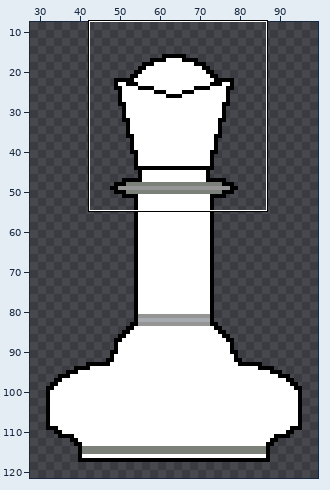
Two states of a pixel-art file, aseprite/Queen_White.aseprite. Above: a wide view before the commit, with the close-up outlined.
Close-up. Earlier state:
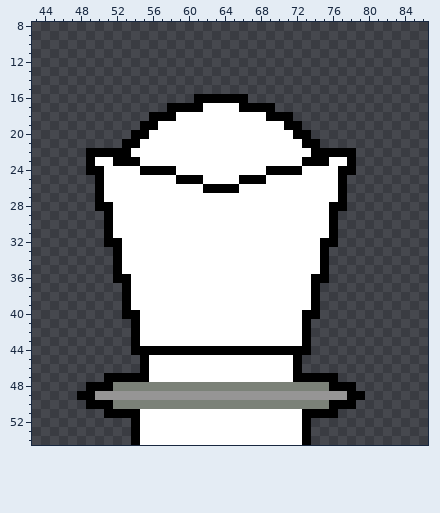
128x128 pixels, 1 frame. Shown: x 43..86, y 8..54. The wide view leaves out empty margins.
Now the later version:
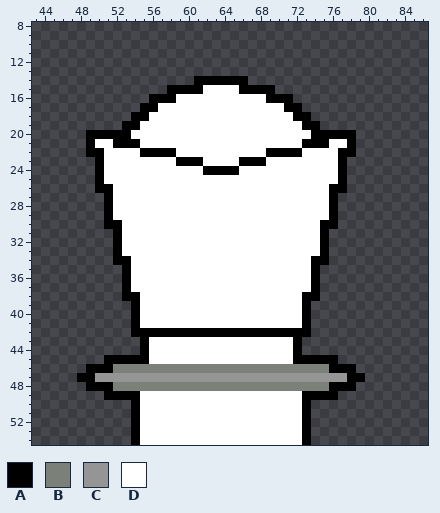
Palette (. is transparent): A #000000  B #7b8178  C #969595  D #ffffff
Difference:
{"y":14,"x":61,"old":"......","new":"AAAAAA"}
{"y":15,"x":58,"old":"............","new":"AAAADDDDAAAA"}
{"y":16,"x":56,"old":".....AAAAAA.....","new":"AAADDDDDDDDDDAAA"}
{"y":17,"x":55,"old":"...AAAA","new":"AADDDDD"}
{"y":17,"x":66,"old":"AAAA...","new":"DDDDDAA"}
{"y":18,"x":54,"old":"..AAA","new":"AADDD"}
{"y":18,"x":69,"old":"AAA..","new":"DDDAA"}
{"y":19,"x":53,"old":"..AA","new":"AADD"}
{"y":19,"x":71,"old":"AA..","new":"DDAA"}
{"y":20,"x":49,"old":".....AA","new":"AAAAADD"}
{"y":20,"x":72,"old":"AA.....","new":"DDAAAAA"}
{"y":21,"x":49,"old":"....","new":"ADDA"}
{"y":21,"x":75,"old":"....","new":"ADDA"}
{"y":22,"x":51,"old":"AAA","new":"DDD"}
{"y":22,"x":55,"old":"DDDD","new":"AAAA"}
{"y":22,"x":69,"old":"DDDD","new":"AAAA"}
{"y":22,"x":74,"old":"AAA","new":"DDD"}
{"y":23,"x":49,"old":"AD","new":".A"}
{"y":23,"x":52,"old":"AAA","new":"DDD"}
{"y":23,"x":59,"old":"DDD","new":"AAA"}
{"y":23,"x":66,"old":"DDD","new":"AAA"}
{"y":23,"x":73,"old":"AAA","new":"DDD"}
{"y":23,"x":77,"old":"DA","new":"A."}
{"y":24,"x":49,"old":"A","new":"."}
{"y":24,"x":55,"old":"AAAA","new":"DDDD"}
{"y":24,"x":62,"old":"DDDD","new":"AAAA"}
{"y":24,"x":69,"old":"AAAA","new":"DDDD"}
{"y":24,"x":78,"old":"A","new":"."}
{"y":25,"x":59,"old":"AAA","new":"DDD"}
{"y":25,"x":66,"old":"AAA","new":"DDD"}
{"y":26,"x":51,"old":"D","new":"A"}
{"y":26,"x":62,"old":"AAAA","new":"DDDD"}
{"y":26,"x":76,"old":"D","new":"A"}
{"y":27,"x":50,"old":"AD","new":".A"}
{"y":27,"x":76,"old":"DA","new":"A."}
{"y":28,"x":50,"old":"A","new":"."}
{"y":28,"x":77,"old":"A","new":"."}
{"y":30,"x":52,"old":"D","new":"A"}
{"y":30,"x":75,"old":"D","new":"A"}
{"y":31,"x":51,"old":"AD","new":".A"}
{"y":31,"x":75,"old":"DA","new":"A."}
{"y":32,"x":51,"old":"A","new":"."}
{"y":32,"x":76,"old":"A","new":"."}
{"y":34,"x":53,"old":"D","new":"A"}
{"y":34,"x":74,"old":"D","new":"A"}
{"y":35,"x":52,"old":"AD","new":".A"}
{"y":35,"x":74,"old":"DA","new":"A."}
{"y":36,"x":52,"old":"A","new":"."}
{"y":36,"x":75,"old":"A","new":"."}
{"y":38,"x":54,"old":"D","new":"A"}
{"y":38,"x":73,"old":"D","new":"A"}
{"y":39,"x":53,"old":"AD","new":".A"}
{"y":39,"x":73,"old":"DA","new":"A."}
{"y":40,"x":53,"old":"A","new":"."}
{"y":40,"x":74,"old":"A","new":"."}
{"y":42,"x":55,"old":"DDDDDDDDDDDDDDDDDD","new":"AAAAAAAAAAAAAAAAAA"}
{"y":43,"x":54,"old":"AD","new":".A"}
{"y":43,"x":72,"old":"DA","new":"A."}
{"y":44,"x":54,"old":"A","new":"."}
{"y":44,"x":56,"old":"AAAAAAAAAAAAAAAA","new":"DDDDDDDDDDDDDDDD"}
{"y":44,"x":73,"old":"A","new":"."}
{"y":45,"x":51,"old":"....","new":"AAAA"}
{"y":45,"x":73,"old":"....","new":"AAAA"}
{"y":46,"x":49,"old":"......ADDDDDDDDDDDDDDDDA......","new":"AAABBBBBBBBBBBBBBBBBBBBBBBBAAA"}
{"y":47,"x":48,"old":"...AAAAADDDDDDDDDDDDDDDDAAAAA...","new":"AACCCCCCCCCCCCCCCCCCCCCCCCCCCCAA"}
{"y":49,"x":48,"old":"AACCCCCCCCCCCCCCCCCCCCCCCCCCCCAA","new":"...AAAADDDDDDDDDDDDDDDDDDAAAA..."}
{"y":50,"x":49,"old":"AAABBBBBBBBBBBBBBBBBBBBBBBBAAA","new":".....ADDDDDDDDDDDDDDDDDDA....."}
{"y":51,"x":51,"old":"AAA","new":"..."}
{"y":51,"x":74,"old":"AAA","new":"..."}
{"label":"changed","picture_box":[77,76,365,418]}
